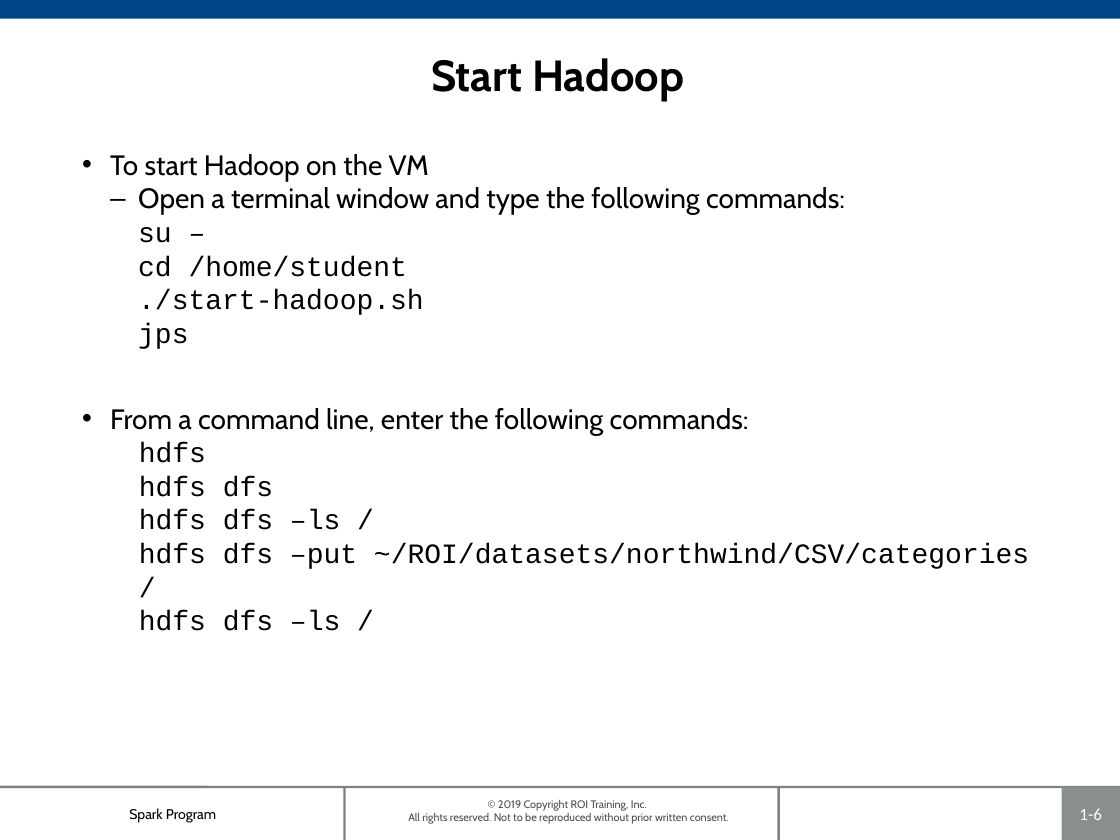
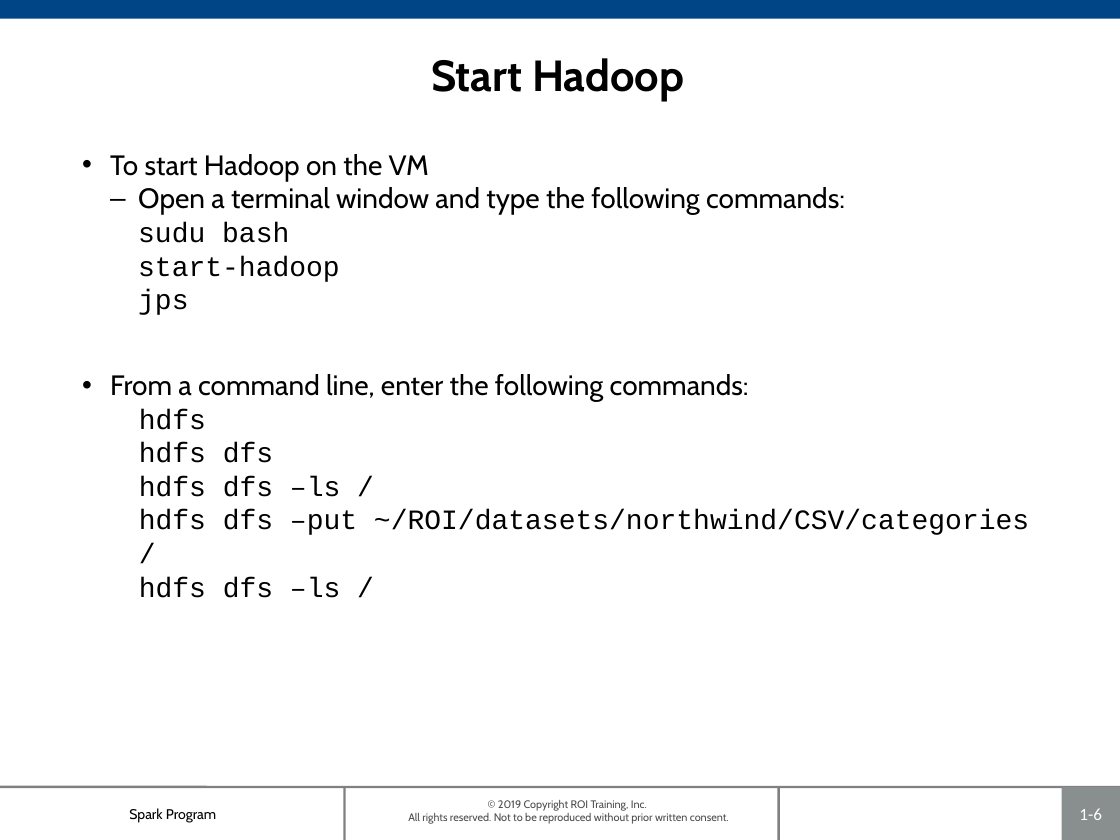
Before and after one commit to roitraining/SparkProgram, a slide deck: slide 6 of Day1/Ch01_HDFS.pptx. Drawn at 1120x840 pixels with LibreOffice and Linux fonts; fonts in the diff are those of the drawing; background and template pictures are left out. Boxes give left, top, right and bottom in pixels: in the first picture for what was removed or moved away, otherwise in the second. Text is boxed around its words. In the diff, an @@ line names an element or a change of style, - is before the commit and + after.

```diff
--- a/Day1/Ch01_HDFS.pptx
+++ b/Day1/Ch01_HDFS.pptx
@@ text at (x1=138, y1=222, x2=340, y2=282): text changed @@
-    su –
-    cd /home/student
-    ./start-hadoop.sh
+    sudu bash
+    start-hadoop
```
Also in this commit, not shown: 1 other file.
